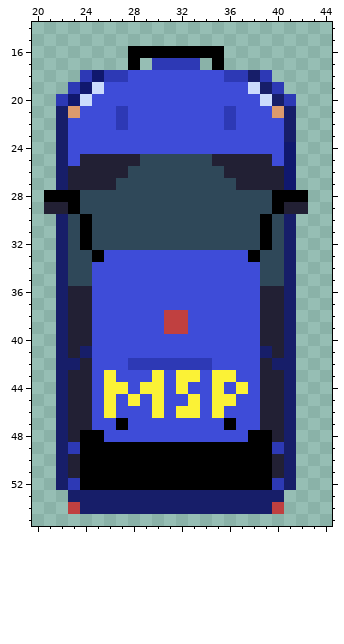
Two versions of one pixel-art file, Assets/Sprites/Vehicle Sprites/SUV.aseprite. Above: the version before the commit.
64x64 pixels, 1 frame. Shown: x 20..44, y 14..55.
And afterwards:
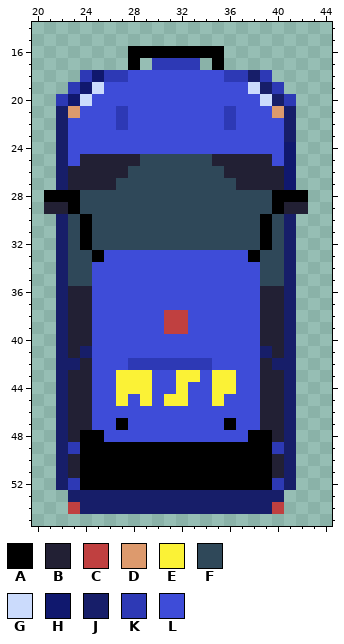
Palette (. is transparent): A #000000  B #222034  C #c04040  D #dd9a6d  E #fbf236  F #2f4859  G #cbdbfc  H #10186e  J #171e69  K #2d39b5  L #3e4cd8
What changed:
{"y":43,"x":26,"old":"ELLLE","new":"LEEEL"}
{"y":44,"x":26,"old":"E","new":"L"}
{"y":44,"x":28,"old":"L","new":"E"}
{"y":44,"x":30,"old":"E","new":"L"}
{"y":44,"x":36,"old":"LE","new":"EL"}
{"y":45,"x":26,"old":"ELELELLE","new":"LELELEEL"}
{"y":45,"x":36,"old":"E","new":"L"}
{"y":46,"x":26,"old":"E","new":"L"}
{"y":46,"x":30,"old":"E","new":"L"}
{"y":46,"x":32,"old":"EE","new":"LL"}
{"y":46,"x":35,"old":"E","new":"L"}
